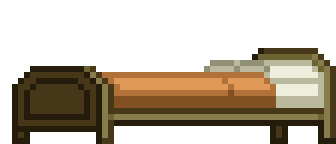
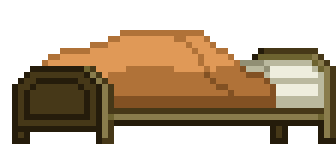
Layered file, before and after one edit (336×144). Changes by layer:
renamed "sharewoodenbed2cover" to "woodendoublebed2cover", showed it, painted on it over [42, 30, 276, 96]
